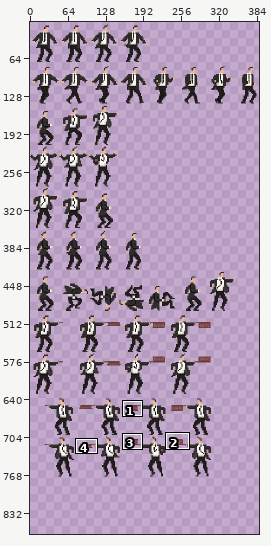
Edited in one commit: sprite sheet (Resources/Sprites/Player/MainCharacterSpriteSheet.png). The first picture is a wide view before the edit; the outline marks the close-up.
Close-up. Old version:
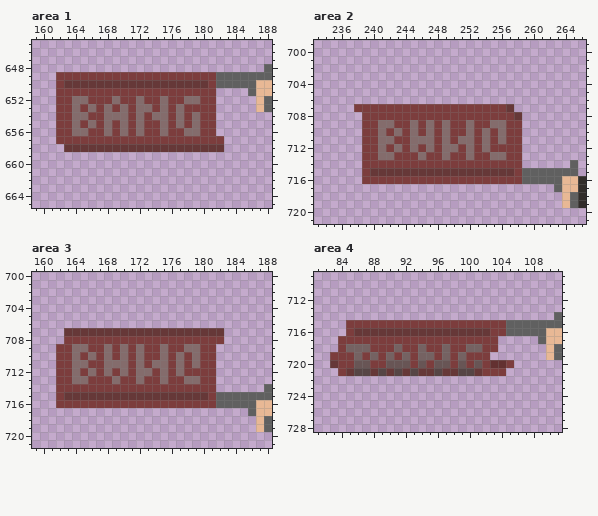
The file is 500x840 pixels. Colours within 5 levels of each other are drawn and written as one. Shown: area 1: x 159..188, y 645..665; area 2: x 233..266, y 699..721; area 3: x 159..188, y 700..721; area 4: x 81..111, y 709..728. The old version is drawn lined up with the new one, on the new canvas. The wide view leaves out empty margins. The commit also changed other parts of the picture, which this record leaves out.
Now the later version:
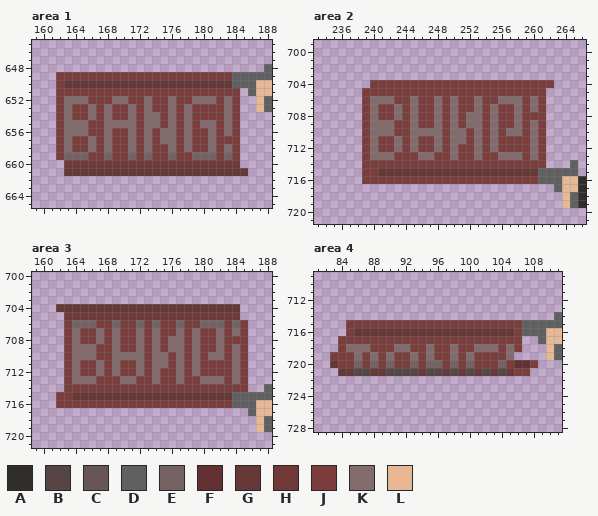
Palette (. is transparent): A #312d2a  B #564545  C #685555  D #606060  E #756262  F #633131  G #663838  H #703838  J #7c3d3d  K #846c6c  L #e8b895
The exact change:
canvas 500x840 -> 500x900
--- area 1
@@ x 159..188 @@
 648 .............................D
-649 ...JJJJJJJJJJJJJJJJJJJJDDDDDDD
-650 ...JGGGGGGGGGGGGGGGGGGJDDDDDLL
-651 ...JJJJJJJJJJJJJJJJJJJJ....DLL
-652 ...JJKKJJJKJJKJJKJJKKJJ.....LD
-653 ...JJKJKJKJKJKKJKJKJJJJ.....LD
-654 ...JJKKJJKKKJKJKKJKJKJJ.......
-655 ...JJKJKJKJKJKJJKJKJKJJ.......
-656 ...JJKKJJKJKJKJJKJJKKJJ.......
-657 ...JJJJJJJJJJJJJJJJJJJJJ......
-658 ....GGGGGGGGGGGGGGGGGGGG......
-659 ..............................
-660 ..............................
-661 ..............................
+649 ...JJJJJJJJJJJJJJJJJJJJJJDDDDD
+650 ...JGGGGGGGGGGGGGGGGGGGGGDDDLL
+651 ...JJJJJJJJJJJJJJJJJJJJJJJ.DLL
+652 ...JKKKJJJKKJJKJJKJJKKKJKJ..LD
+653 ...JKJJKJKJJKJKJJKJKJJJJKJ..LD
+654 ...JKJJKJKJJKJKKJKJKJJJJKJ....
+655 ...JKKKJJKKKKJKKJKJKJKKJKJ....
+656 ...JKKKJJKJJKJKJKKJKJJKJKJ....
+657 ...JKJJKJKJJKJKJKKJKJJKJJJ....
+658 ...JKJJKJKJJKJKJJKJKJJKJKJ....
+659 ...JEEEJJEJJEJEJJEJJEEEJEJ....
+660 ....HHHHHHHHHHHHHHHHHHHHHH....
+661 ....GGGGGGGGGGGGGGGGGGGGGGG...
 662 ..............................
--- area 2
@@ x 233..266 @@
 703 ..................................
-704 ..................................
-705 ..................................
-706 ..................................
-707 .....JJJJJJJJJJJJJJJJJJJG.........
-708 ......JJJJJJJJJJJJJJJJJJJG........
-709 ......JJKKJJKJKJKJJKJJKKJJ........
-710 ......JJKJKJKJKJKJJKJKJKJJ........
-711 ......JJKKJJKKKJKJKKJKJKJJ........
-712 ......JJKJKJKJKJKKJKJKJJJJ........
-713 ......JJKKJJJKJJKJJKJJKKJJ........
-714 ......JJJJJJJJJJJJJJJJJJJJ......D.
-715 ......JGGGGGGGGGGGGGGGGGGJDDDDDDD.
-716 ......JJJJJJJJJJJJJJJJJJJJDDDDDLLA
+704 .......JJJJJJJJJJJJJJJJJJJJJJJ....
+705 ......JJJJJJJJJJJJJJJJJJJJJJJ.....
+706 ......JKKKJJKJJKJKJJKJJKKKJKJ.....
+707 ......JKJJKJKJJKJKJJKJKJJKJKJ.....
+708 ......JKJJKJKJJKJKJKKJKJJKJJJ.....
+709 ......JKKKJJKJJKJKJKKJKJJKJKJ.....
+710 ......JKKKJJKKKKJKKJKJKJKKJKJ.....
+711 ......JKJJKJKJJKJKKJKJKJJJJKJ.....
+712 ......JKJJKJKJJKJKJJKJKJJJJKJ.....
+713 ......JKKKJJJKKJJKJJKJJKKKJKJ.....
+714 ......JJJJJJJJJJJJJJJJJJJJJJJ...D.
+715 ......JJGGGGGGGGGGGGGGGGGGGGDDDDD.
+716 ......JJJJJJJJJJJJJJJJJJJJJJDDDLLA
 717 ..............................DLLA
--- area 3
@@ x 159..188 @@
 703 ..............................
-704 ..............................
-705 ..............................
-706 ..............................
-707 ....GGGGGGGGGGGGGGGGGGGG......
-708 ....JJJJJJJJJJJJJJJJJJJJ......
-709 ...JJKKJJKJKJKJJKJJKKJJ.......
-710 ...JJKJKJKJKJKJJKJKJKJJ.......
-711 ...JJKKJJKKKJKJKKJKJKJJ.......
-712 ...JJKJKJKJKJKKJKJKJJJJ.......
-713 ...JJKKJJJKJJKJJKJJKKJJ.......
-714 ...JJJJJJJJJJJJJJJJJJJJ......D
-715 ...JGGGGGGGGGGGGGGGGGGJDDDDDDD
-716 ...JJJJJJJJJJJJJJJJJJJJDDDDDLL
+704 ...GGGGGGGGGGGGGGGGGGGGGGG....
+705 ....HHHHHHHHHHHHHHHHHHHHHH....
+706 ....JEEEJJEJJEJEJJEJJEEEJEJ...
+707 ....JKJJKJKJJKJKJJKJKJJKJKJ...
+708 ....JKJJKJKJJKJKJKKJKJJKJJJ...
+709 ....JKKKJJKJJKJKJKKJKJJKJKJ...
+710 ....JKKKJJKKKKJKKJKJKJKKJKJ...
+711 ....JKJJKJKJJKJKKJKJKJJJJKJ...
+712 ....JKJJKJKJJKJKJJKJKJJJJKJ...
+713 ....JKKKJJJKKJJKJJKJJKKKJKJ...
+714 ....JJJJJJJJJJJJJJJJJJJJJJJ..D
+715 ...JJGGGGGGGGGGGGGGGGGGGGDDDDD
+716 ...JJJJJJJJJJJJJJJJJJJJJJDDDLL
 717 ...........................DLL
--- area 4
@@ x 81..111 @@
 714 ..............................D
-715 ....JJJJJJJJJJJJJJJJJJJJDDDDDDD
-716 ....JGGGGGGGGGGGGGGGGGJJDDDDDLL
-717 ...JJJJJJJJJJJJJJJJJJJJ.....DLL
-718 ...JEEEJJJEJJEJJEJJEEJJ......LD
-719 ..JJJEJEJEJEJEEJEJEJJJ.......LD
-720 ..GJJCCJJCCCJCJCCJCJCJFFJ......
-721 ...JGBBGBGBGBGGBGGBBGJJJ.......
+715 ....JJJJJJJJJJJJJJJJJJJJJJDDDDD
+716 ....JGGGGGGGGGGGGGGGGGGGGJDDDLL
+717 ...JJJJJJJJJJJJJJJJJJJJJJJ..DLL
+718 ...JKKKJJJKKJJKJJKJJKKKJKJ...LD
+719 ..JJJKJKJKJJKJKJJKJKJJJJK....LD
+720 ..GJJEJEJEJJEJEEJEJEJJJEJFFJ...
+721 ...GGBBGGBBBBGBBGBGBGBGBGJJ....
 722 ...............................
Pixel boxes of the changes (left, top, right, bottom) in both close-ups:
changed: (56, 72, 248, 176)
changed: (354, 80, 554, 184)
changed: (56, 304, 248, 408)
changed: (338, 320, 538, 376)
